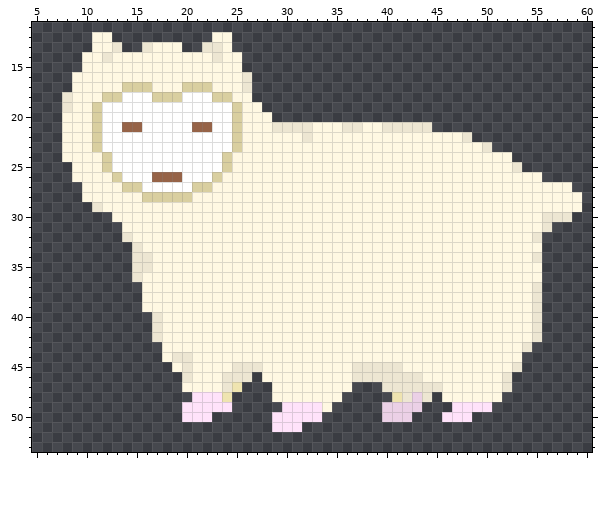
File history of a pixel-art sprite, data/me.png. Above is the file before it was changed.
The file is 64x64 pixels. Colours within 5 levels of each other are drawn and written as one. Shown: x 5..60, y 11..53.
The result:
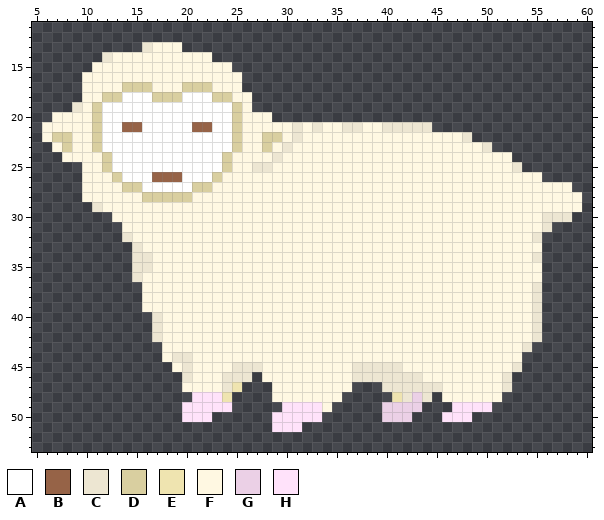
Palette (. is transparent): A #ffffff  B #966347  C #ede6d2  D #d9cfa0  E #efe4b0  F #fff8e2  G #ebd0e6  H #ffe2fa
Change:
@@ x 5..35 @@
 11 ...............................
-12 ......FF..........FF...........
-13 ......FFC..CFFF..CCF...........
-14 .....FFCFFFFFFFFFFCFF..........
-15 .....FFFFFFFFFFFFFFFF..........
-16 ....FFFFFFFFFFFFFFFFFC.........
-17 ....FFFFFDDDFFFDDDFFFC.........
-18 ...CFFFDDAAADDDAAADDFF.........
-19 ...CFFDAAAAAAAAAAAAADFF........
-20 ...FFFDAAAAAAAAAAAAADFFF.......
-21 ...FFFDAABBAAAAABBAADFFFCCCCFFF
-22 ...FFFDAAAAAAAAAAAAADFFFFFFCFFF
-23 ...FFFDAAAAAAAAAAAAADFFFFFFFFFF
-24 ...FFFFDAAAAAAAAAAADFFFFFFFFFFF
-25 ....FFFDAAAAAAAAAAADFFFFFFFFFFF
-26 ....FFFFDAAABBBAAADFFFFFFFFFFFF
+12 ...............................
+13 ...........CFFF................
+14 .......CFFFFFFFFFF.............
+15 ......FFFFFFFFFFFFFF...........
+16 .....FFFFFFFFFFFFFFFF..........
+17 .....FFFFDDDFFFDDDFFF..........
+18 .....FFDDAAADDDAAADDFF.........
+19 ....CFDAAAAAAAAAAAAADF.........
+20 ..FFFFDAAAAAAAAAAAAADFFF.......
+21 .FFFFFDAABBAAAAABBAADFFFFFCFCFF
+22 .FDDFFDAAAAAAAAAAAAADFFDDFCFFFF
+23 ..FDFFDAAAAAAAAAAAAADFFDFCFFFFF
+24 ...FFFFDAAAAAAAAAAADFFFFCFFFFFF
+25 .....FFDAAAAAAAAAAADFFCCFFFFFFF
+26 .....FFFDAAABBBAAADFFFFFFFFFFFF
 27 .....FFFFDDAAAAADDFFFFFFFFFFFFF
Pixel boxes of the changes (left, top, right, bottom) in both pictures:
changed: (42, 32, 122, 182)
changed: (202, 32, 322, 172)
